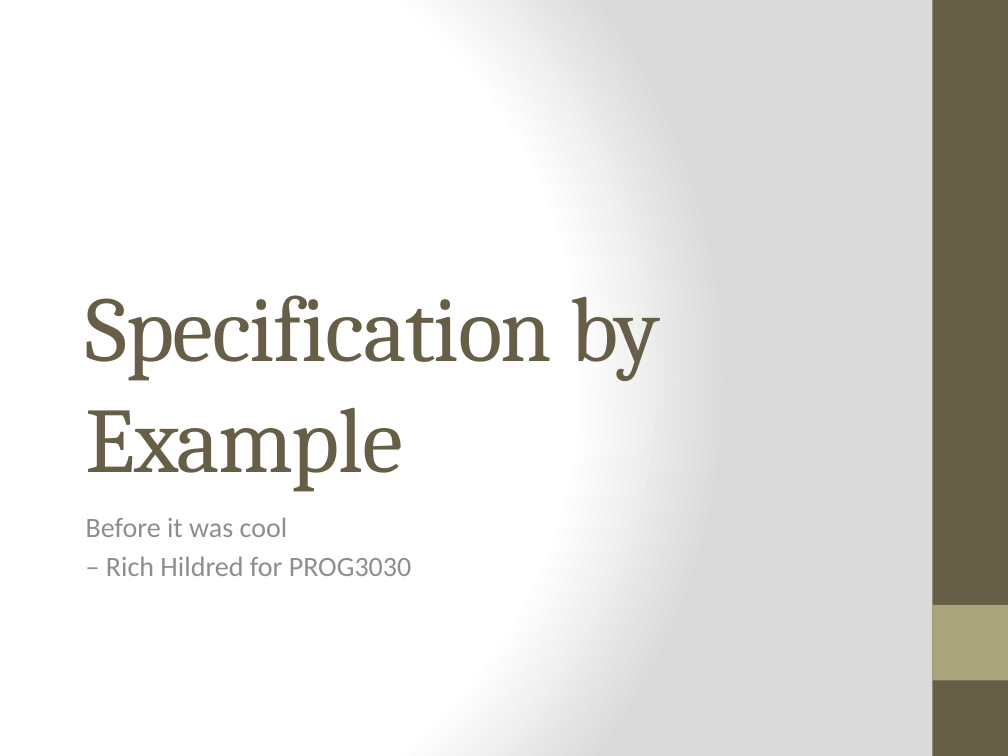
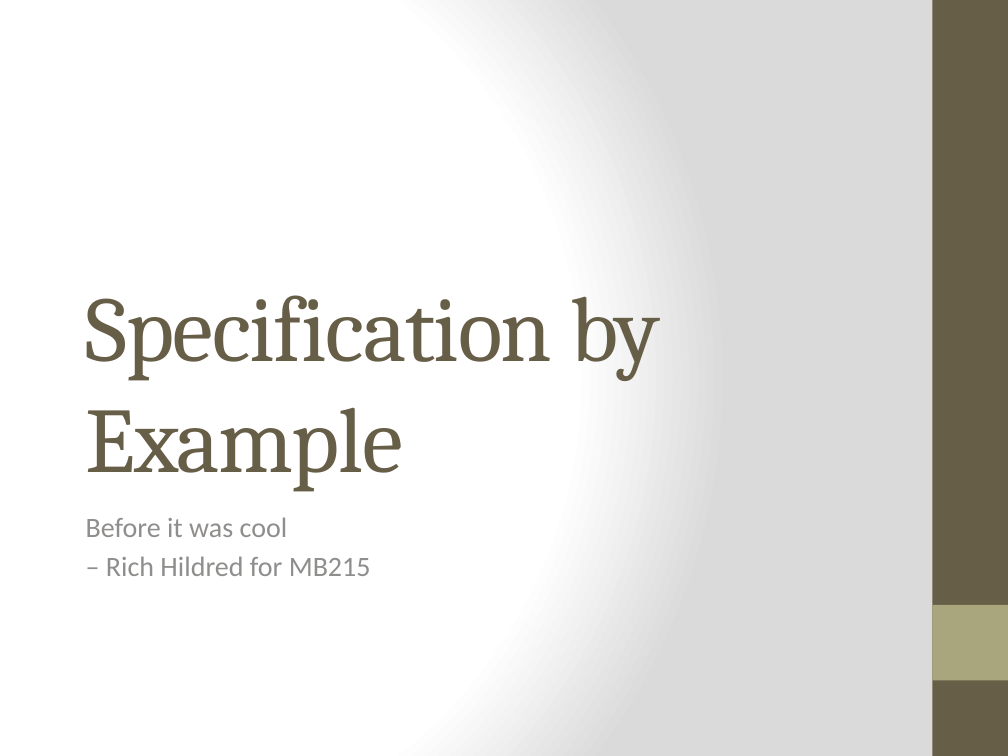
Before and after one commit to rhildred/rhildred.github.io.20170718, a slide deck: slide 1 of courses/MB215/WebDesignSpecificationByExample.pptx. Drawn at 1008x756 pixels with LibreOffice and Linux fonts; fonts in the diff are those of the drawing. Boxes give left, top, right and bottom in pixels: in the first picture for what was removed or moved away, otherwise in the second. Text is boxed around its words. In the diff, an @@ line names an element or a change of style, - is before the commit and + after.

```diff
--- a/courses/MB215/WebDesignSpecificationByExample.pptx
+++ b/courses/MB215/WebDesignSpecificationByExample.pptx
@@ subtitle at [106,556,371,576]: text changed @@
-– Rich Hildred for PROG3030
+– Rich Hildred for MB215
```
Also in this commit, not shown: 1 other file.
